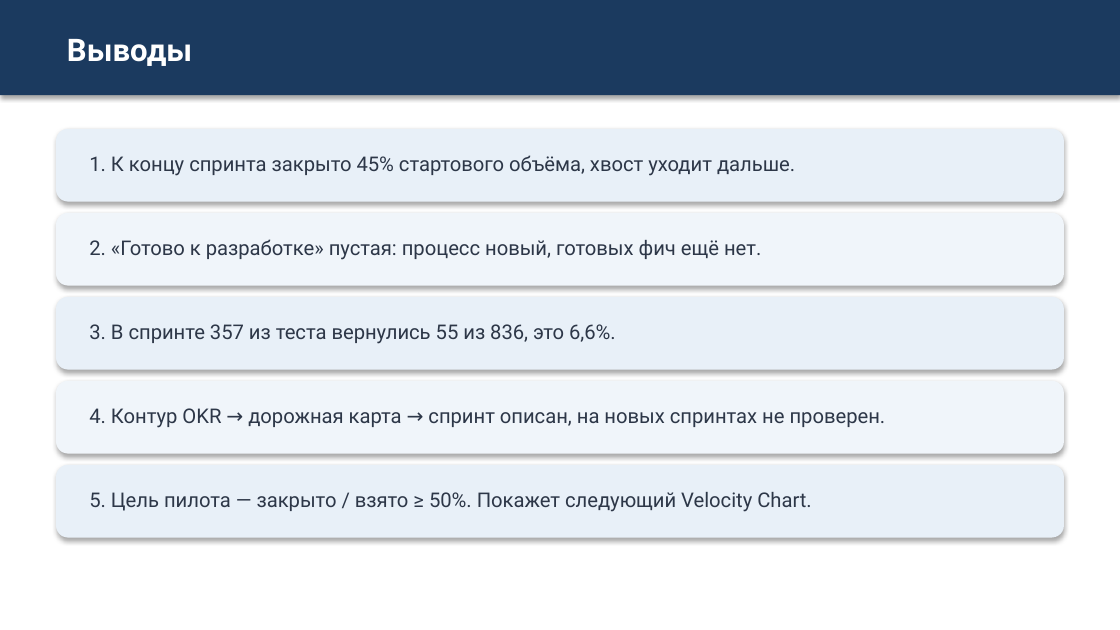
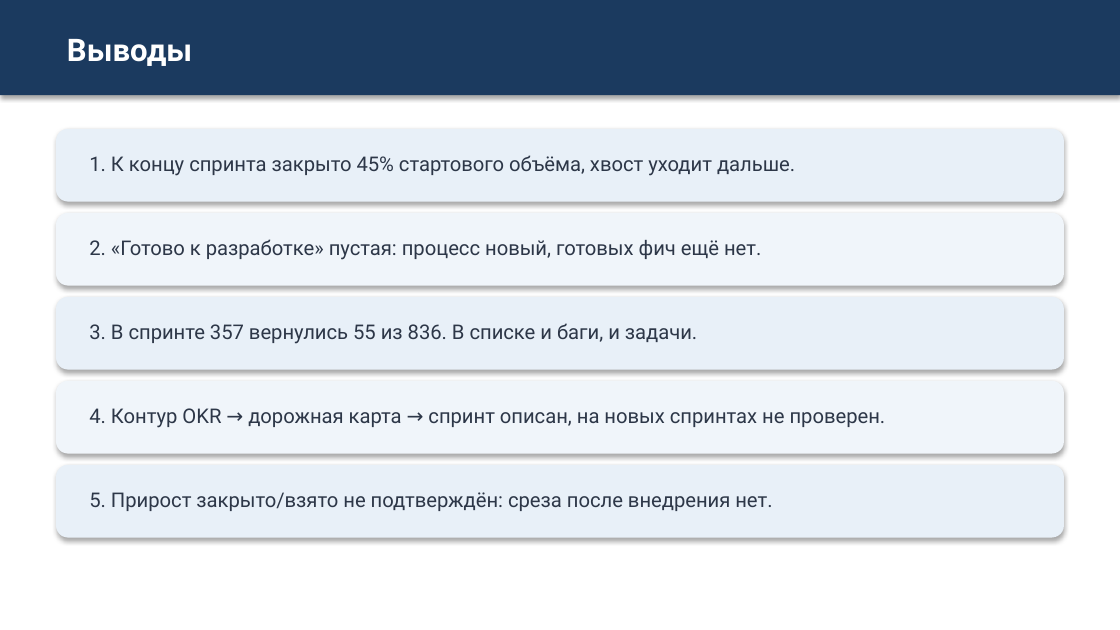
Before and after one commit to camelot270/otus_work, a slide deck: slide 19 of docs/Zashita_proekta_Skvoznoe_planirovanie.pptx (slide 17 before the commit). Drawn at 1120x630 pixels with LibreOffice and Linux fonts; fonts in the diff are those of the drawing. Boxes give left, top, right and bottom in pixels: in the first picture for what was removed or moved away, otherwise in the second. Text is boxed around its words. In the diff, an @@ line names an element or a change of style, - is before the commit and + after.

```diff
--- a/docs/Zashita_proekta_Skvoznoe_planirovanie.pptx
+++ b/docs/Zashita_proekta_Skvoznoe_planirovanie.pptx
@@ text at [89,323,697,344]: text changed @@
-3. В спринте 357 из теста вернулись 55 из 836, это 6,6%.
+3. В спринте 357 вернулись 55 из 836. В списке и баги, и задачи.
@@ text at [89,492,772,511]: text changed @@
-5. Цель пилота — закрыто / взято ≥ 50%. Покажет следующий Velocity Chart.
+5. Прирост закрыто/взято не подтверждён: среза после внедрения нет.
```
Also in this commit, not shown: 3 other slides changed, 2 slides added, 1 other file.
